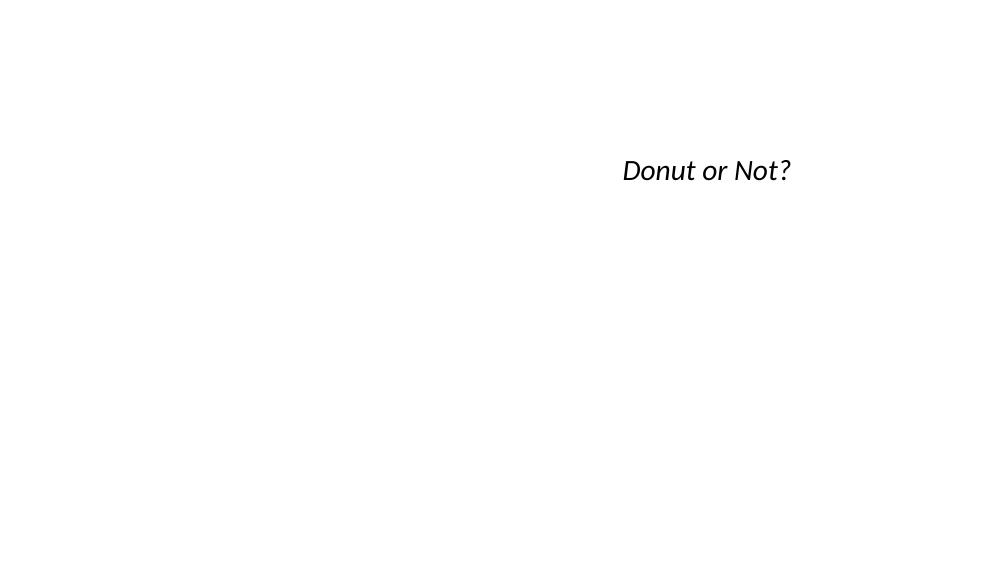
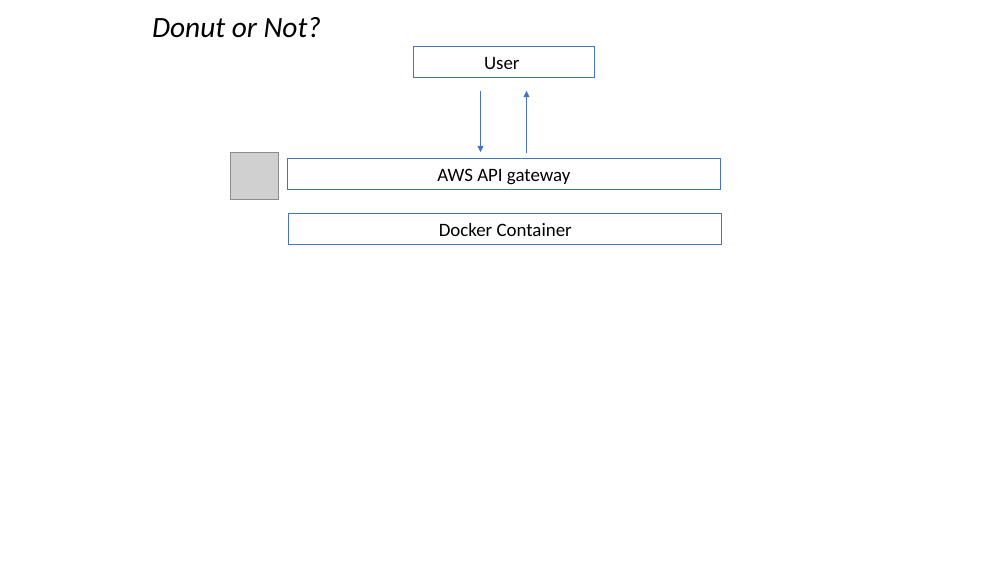
Before and after one commit to AtmaMani/donut_or_not, a slide deck: slide 3 of graphics.pptx. Drawn at 1008x567 pixels with LibreOffice and Linux fonts; fonts in the diff are those of the drawing; grey boxes stand for pictures. Boxes give left, top, right and bottom in pixels: in the first picture for what was removed or moved away, otherwise in the second. Text is boxed around its words. In the diff, an @@ line names an element or a change of style, - is before the commit and + after.

Commit message:
changes image serving to b64 strings - due to complications in configuring API gateway to render binary files

```diff
--- a/graphics.pptx
+++ b/graphics.pptx
@@ text "Donut or Not?": place and size @@
-text "Donut or Not?" at box(623, 160, 791, 181)
+text "Donut or Not?" at box(152, 17, 321, 38)
@@ rectangle added at box(414, 47, 594, 77), outline #4472C4 0.75 pt, 18 pt, text #000000 @@
+User
@@ arrow added from (481, 91) to (481, 152), #4472C4 0.5 pt @@
@@ arrow added from (526, 153) to (526, 91), #4472C4 0.5 pt @@
@@ picture added at box(231, 152, 278, 200) @@
@@ rectangle added at box(287, 159, 720, 189), outline #4472C4 0.75 pt, 18 pt, text #000000 @@
+AWS API gateway
@@ rectangle added at box(289, 214, 721, 244), outline #4472C4 0.75 pt, 18 pt, text #000000 @@
+Docker Container
```
Also in this commit, not shown: 5 other files.
